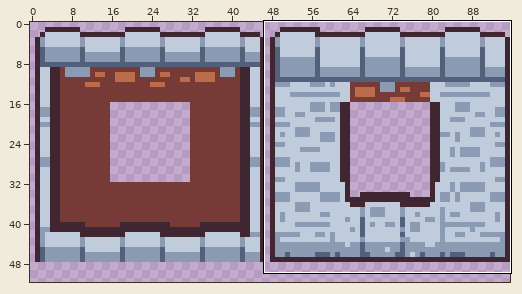
Pixel-art file, stored at attic/resources/building.aseprite. The picture above shows the old version from afar; the outline marks the close-up.
Close-up. Before the commit:
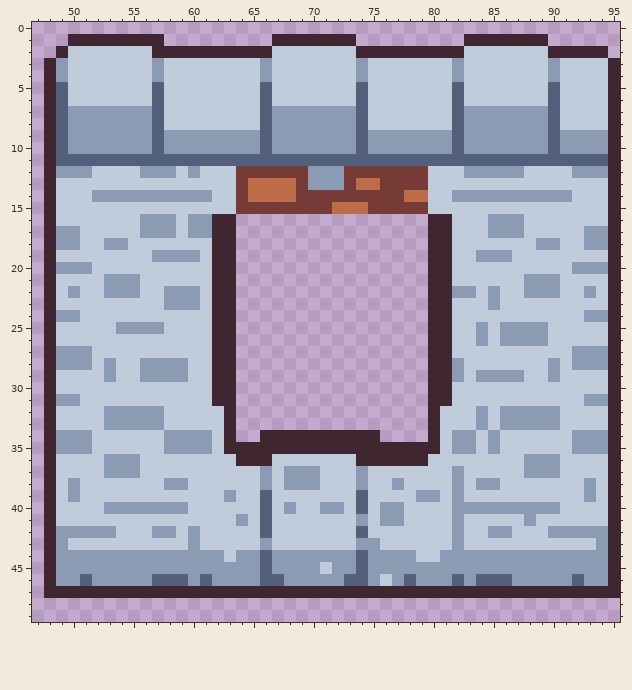
96x128 pixels, 1 frame. Shown: x 47..95, y 0..49. The wide view leaves out empty margins.
After:
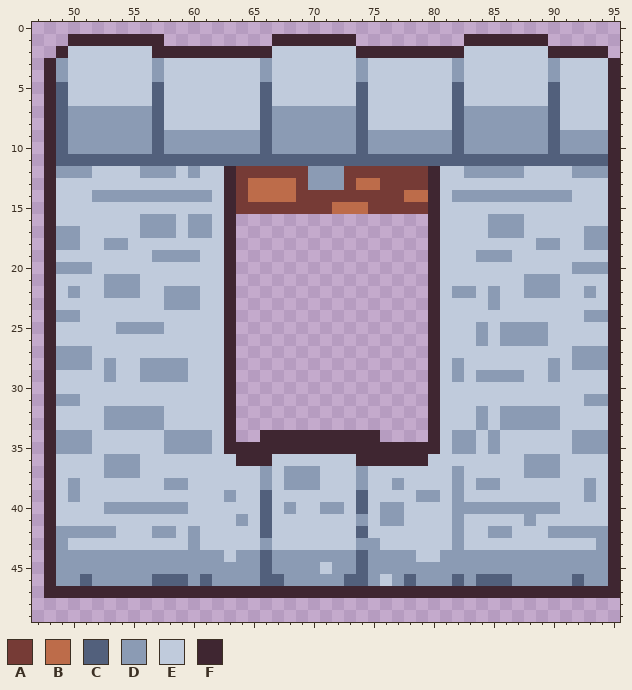
Palette (. is transparent): A #763b36  B #bd6c4a  C #52607c  D #8b9bb4  E #c0cbdc  F #3f2631
Difference:
--- layer "Building 02"
@@ x 60..83 @@
 11 CCCCCCCCCCCCCCCCCCCCCCCC
-12 DEEEAAAAAADDDAAAAAAAEEED
-13 EEEEABBBBADDDABBAAAAEEEE
-14 DDEEABBBBAAAAAAAAABBEEDD
-15 EEEEAAAAAAAABBBAAAAAEEEE
-16 DDFF................FFEE
-17 DDFF................FFEE
-18 EEFF................FFEE
-19 DEFF................FFEE
-20 EEFF................FFEE
-21 EEFF................FFEE
-22 DEFF................FFDD
-23 DEFF................FFEE
-24 EEFF................FFEE
-25 EEFF................FFEE
-26 EEFF................FFEE
-27 EEFF................FFEE
-28 EEFF................FFDE
-29 EEFF................FFDE
-30 EEFF................FFEE
-31 EEFF................FFEE
+12 DEEFAAAAAADDDAAAAAAAFEED
+13 EEEFABBBBADDDABBAAAAFEEE
+14 DDEFABBBBAAAAAAAAABBFEDD
+15 EEEFAAAAAAAABBBAAAAAFEEE
+16 DDEF................FEEE
+17 DDEF................FEEE
+18 EEEF................FEEE
+19 DEEF................FEEE
+20 EEEF................FEEE
+21 EEEF................FEEE
+22 DEEF................FEDD
+23 DEEF................FEEE
+24 EEEF................FEEE
+25 EEEF................FEEE
+26 EEEF................FEEE
+27 EEEF................FEEE
+28 EEEF................FEDE
+29 EEEF................FEDE
+30 EEEF................FEEE
+31 EEEF................FEEE
 32 EEEF................FEEE
Pixel boxes of the changes (left, top, right, bottom) in both close-ups:
changed: (212, 166, 236, 406)
changed: (428, 166, 452, 406)
